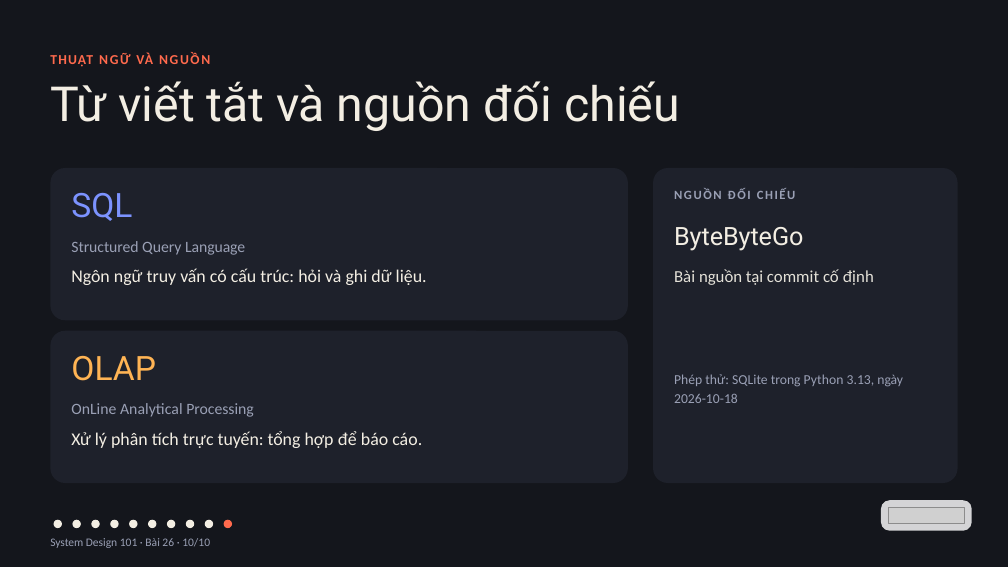
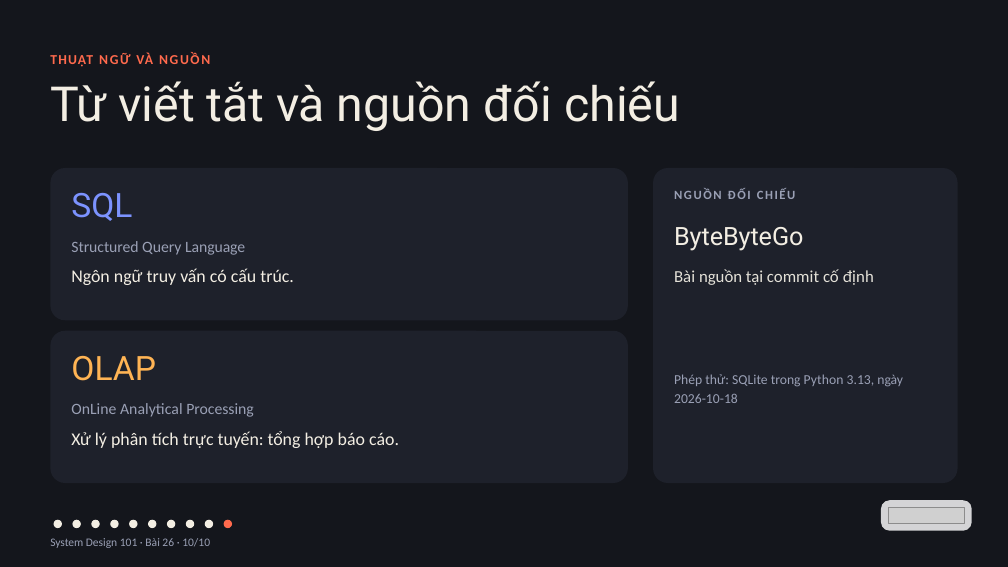
Before and after one commit to vohoailinh90/tool-marketing-studio, a slide deck: slide 10 of system-design-101/vi/lessons/sd-04-026/slides/sd-04-026.pptx. Drawn at 1008x567 pixels with LibreOffice and Linux fonts; fonts in the diff are those of the drawing; grey boxes stand for pictures. Boxes give left, top, right and bottom in pixels: in the first picture for what was removed or moved away, otherwise in the second. Text is boxed around its words. In the diff, an @@ line names an element or a change of style, - is before the commit and + after.

```diff
--- a/system-design-101/vi/lessons/sd-04-026/slides/sd-04-026.pptx
+++ b/system-design-101/vi/lessons/sd-04-026/slides/sd-04-026.pptx
@@ text at (71,268,294,285): text changed @@
-Ngôn ngữ truy vấn có cấu trúc: hỏi và ghi dữ liệu.
+Ngôn ngữ truy vấn có cấu trúc.
@@ text at (71,431,399,448): text changed @@
-Xử lý phân tích trực tuyến: tổng hợp để báo cáo.
+Xử lý phân tích trực tuyến: tổng hợp báo cáo.
```
Also in this commit, not shown: 4 other slides changed, 4 other files.
